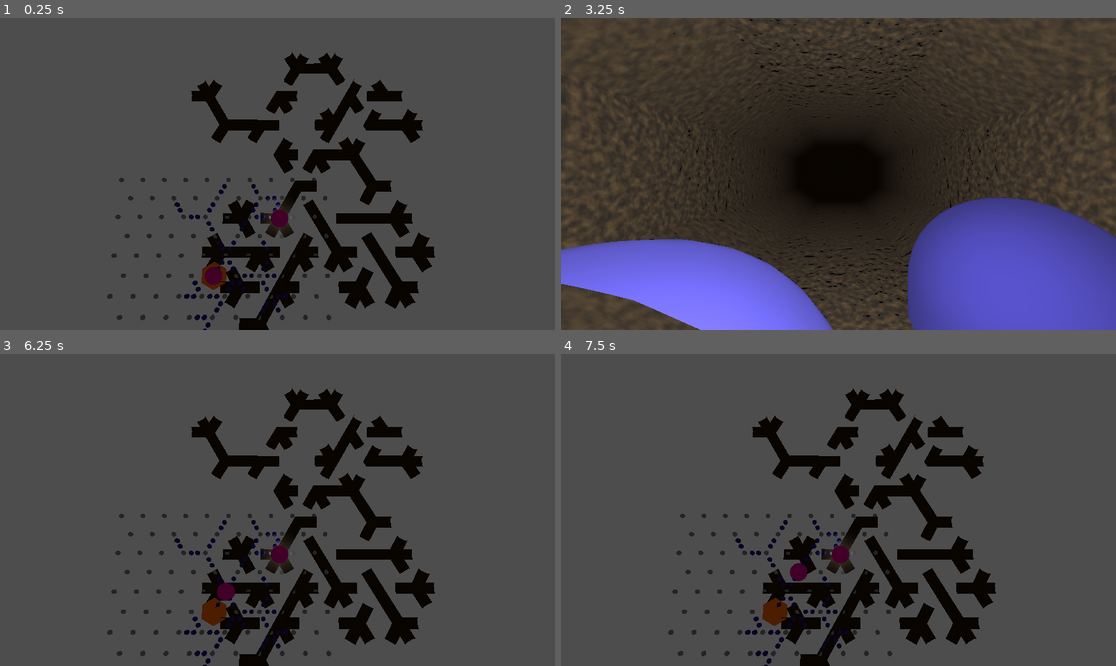
Above: before the commit, frames 1-4 (two rows, left to right).
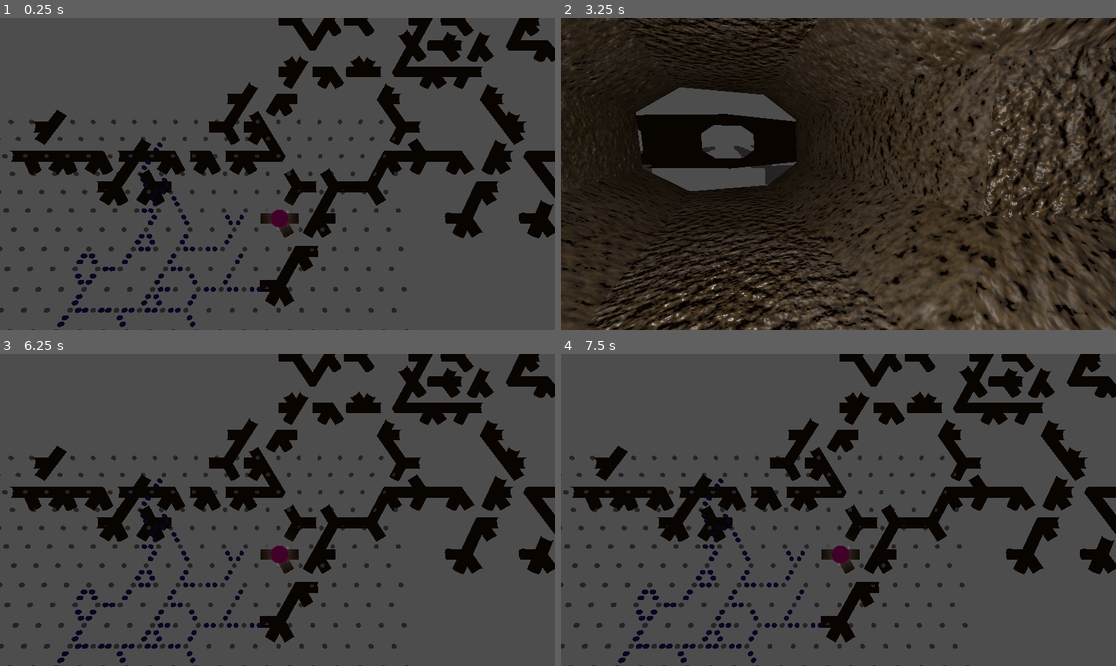
Above: after the commit, the same moments.

Repository: SamppuS/Rabbits_Requiem
Game: Godot game, scene res://tunnels.tscn
Two runs of this game, one before a commit and one after it. Both use one fixed random seed, a clock stepped at 60 frames per second and the inputs below.
Inputs (mouse positions are in pixels of both pictures, inside the frame that each line leads up to):
- Up to frame 1 (0.25 s): no input
- Up to frame 2 (3.25 s): tap Enter at 0.5, 2 s; move the mouse to (960, 158) at 0.52 s; tap A (a) at 0.6 s; tap D (d) at 0.8, 1.35 s; tap Space at 1.25, 2.75 s; move the mouse to (727, 189) at 1.27 s; tap E (e) at 1.55, 2.1 s; move the mouse to (894, 105) at 2.02 s; tap W (w) at 2.3, 2.85 s; move the mouse to (810, 236) at 2.77 s; tap X (x) at 3.05 s
- Up to frame 3 (6.25 s): tap Enter at 3.5 s; move the mouse to (444, 556) at 3.52 s; tap X (x) at 3.6 s; tap Z (z) at 3.8, 4.35 s; tap Space at 4.25 s; move the mouse to (111, 463) at 4.27 s; tap A (a) at 4.55, 5.1 s; move the mouse to (305, 510) at 5.02 s; tap D (d) at 5.3, 5.85 s; move the mouse to (194, 432) at 5.77 s; tap E (e) at 6.05 s
- Up to frame 4 (7.5 s): move the mouse to (960, 494) at 6.52 s; tap E (e) at 6.6 s; tap W (w) at 6.8, 7.35 s; move the mouse to (727, 525) at 7.27 s

The runs differ from the first frame. In frame 1, 25% of the frame differs, in the area x 0-100%, y 0-100%; in frame 2, 60%; in frame 3, 25%; in frame 4, 25%.

Commit message:
Improved cave material again and added camera tilt

Diff:
--- a/rabbits_requiem/assets/Materials/Cavelike.tres
+++ b/rabbits_requiem/assets/Materials/Cavelike.tres
@@ -13,6 +13,8 @@
 color_ramp = SubResource("Gradient_juidj")
 noise = SubResource("FastNoiseLite_n4kcl")
 
+[sub_resource type="NoiseTexture2D" id="NoiseTexture2D_cuibi"]
+
 [sub_resource type="FastNoiseLite" id="FastNoiseLite_l6ofs"]
 frequency = 0.079
 
@@ -22,9 +24,24 @@
 bump_strength = 5.0
 noise = SubResource("FastNoiseLite_l6ofs")
 
+[sub_resource type="Gradient" id="Gradient_y0xfd"]
+offsets = PackedFloat32Array(0, 0.369668, 1)
+colors = PackedColorArray(0.303233, 0.303233, 0.303233, 1, 0.526066, 0.526066, 0.526066, 1, 1, 1, 1, 1)
+
+[sub_resource type="FastNoiseLite" id="FastNoiseLite_bys78"]
+
+[sub_resource type="NoiseTexture2D" id="NoiseTexture2D_jkrrs"]
+color_ramp = SubResource("Gradient_y0xfd")
+noise = SubResource("FastNoiseLite_bys78")
+
 [resource]
 albedo_color = Color(0.315465, 0.24616, 0.152927, 1)
 albedo_texture = SubResource("NoiseTexture2D_5qswm")
+roughness_texture = SubResource("NoiseTexture2D_jkrrs")
+emission = Color(1, 1, 1, 1)
+emission_energy_multiplier = 0.04
 normal_enabled = true
+normal_scale = 2.0
 normal_texture = SubResource("NoiseTexture2D_fxren")
+heightmap_texture = SubResource("NoiseTexture2D_cuibi")
 uv1_triplanar = true
--- a/rabbits_requiem/levels/minimap.gd
+++ b/rabbits_requiem/levels/minimap.gd
@@ -4,8 +4,8 @@
 
 @export_category("Exports")
 @export_subgroup("Maze Settings")
-@export var cave_depth : int = 4 # generates cave systems that are n steps away from sp.
-@export var average_tile_count : int = 35 # the closer the av_tilecount is to cave depth tile average, the faster cave is generated
+@export var cave_depth : int = 14 # generates cave systems that are n steps away from sp.
+@export var average_tile_count : int = 80 # the closer the av_tilecount is to cave depth tile average, the faster cave is generated
 @export var max_variance: int = 10 # higher variance leads to faster cave generation but more random results
 
 @export var traffic_limit: int = 20 # controls how densely caves are generated (around 20 seems good!!!)
--- a/rabbits_requiem/tunnels.gd
+++ b/rabbits_requiem/tunnels.gd
@@ -12,6 +12,9 @@
 var cam_mode = 0
 var current : Vector2i
 var player_height = .2
+var cam_default : Vector3
+var cam_tilt : Vector3
+
 
 var meshes: Array[Mesh]
 var mesh_openings = [ #These are the right patterns but in the wrong phase. So they return the right tile but wrong rotation.
@@ -28,7 +31,7 @@
 	[true, false, true, true, false, true]      # 42
 ]
 
-var mesh_size = 1.73233866691589 - .01 # true size - gap between tiles
+var mesh_size = 1.73233866691589 - .05 # true size - gap between tiles
 
 
 func _ready(): # we probably don't have grid info here!
@@ -71,6 +74,13 @@
 
 	if Input.is_action_just_pressed("x"):
 			change_cam()
+
+	if event is InputEventMouseMotion:
+		var screen_size = get_viewport().get_visible_rect().size
+		var mouse_pos = get_viewport().get_mouse_position()
+		cam_tilt = Vector3(mouse_pos.y / screen_size.y - .5, mouse_pos.x / screen_size.x - .5, 0) * Vector3(-40,-80,0)
+
+	camFP.rotation_degrees = cam_default + cam_tilt
 
 
 func draw_cave():
@@ -117,7 +127,8 @@
 
 
 func set_facing(dir: int):
-	camFP.rotation_degrees.y = 150 - 60 * (dir-2)
+	cam_default = Vector3(0, 150 - 60 * (dir-2),0)
+	#camFP.rotation_degrees = cam_default
 
 func dir_to_norm(dir: int): # copy from minimap
 	var normals = [
--- a/rabbits_requiem/tunnels.tscn
+++ b/rabbits_requiem/tunnels.tscn
@@ -33,6 +33,7 @@
 
 [node name="CamFP" type="Camera3D" parent="Spelare"]
 transform = Transform3D(-0.866025, 0, 0.5, 0, 1, 0, -0.5, 0, -0.866025, 0, 0, 0)
+fov = 70.0
 
 [node name="OmniLight3D" type="OmniLight3D" parent="Spelare"]
 light_energy = 0.5
Not shown: 1 places in rabbits_requiem/assets/Materials/Cavelike.tres that only renumber resources
